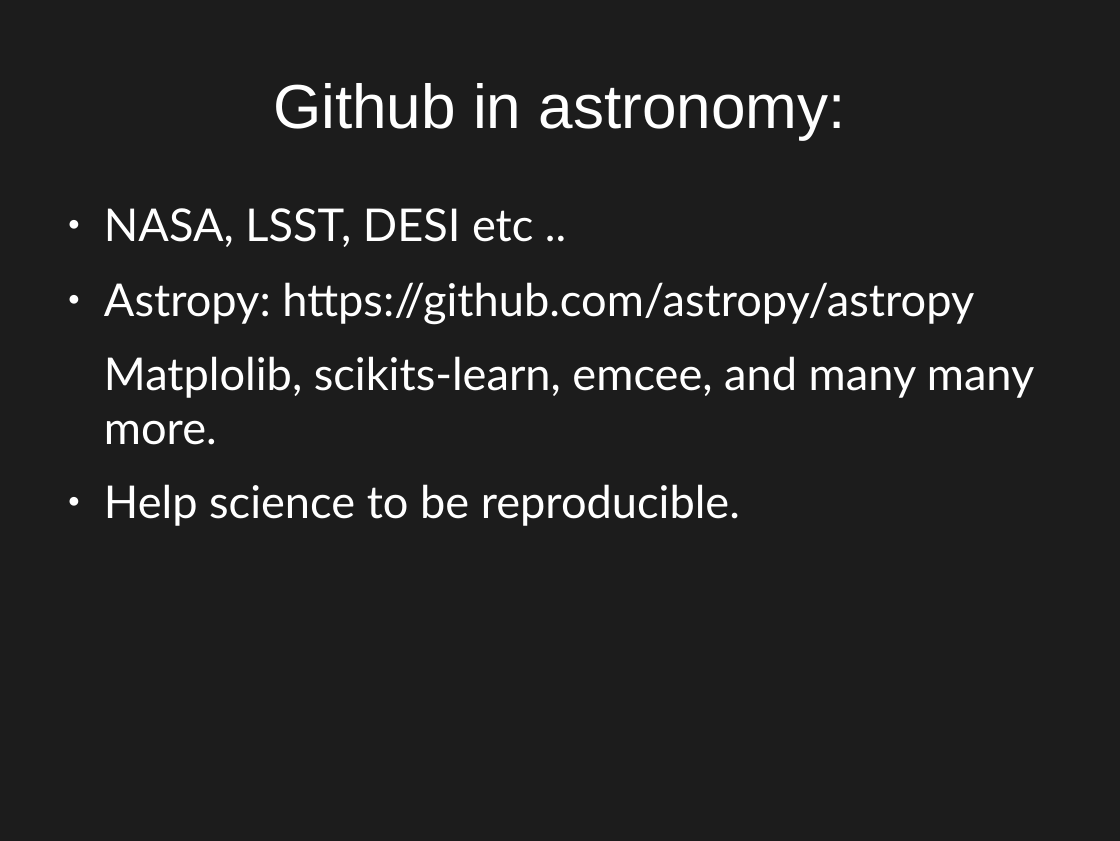
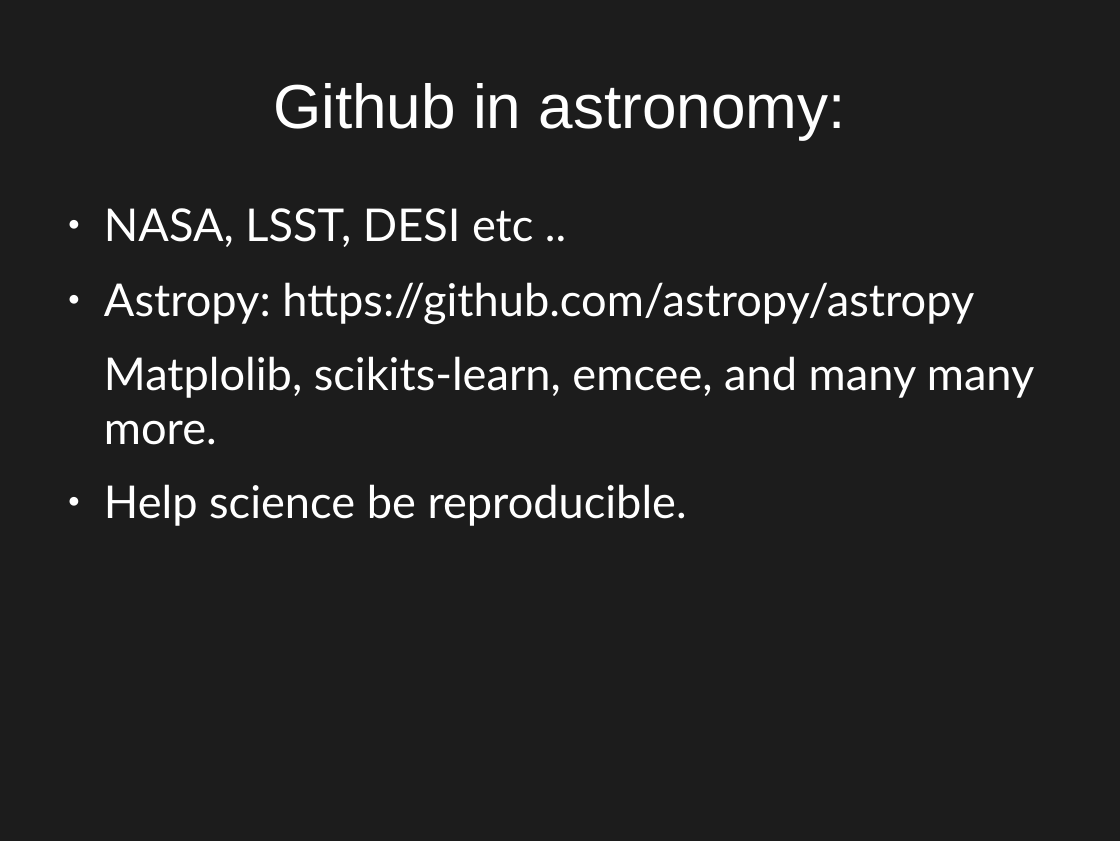
Before and after one commit to jngaravitoc/github_hands_on, a slide deck: slide 7 of git.odp. Drawn at 1120x841 pixels with LibreOffice and Linux fonts; fonts in the diff are those of the drawing. Boxes give left, top, right and bottom in pixels: in the first picture for what was removed or moved away, otherwise in the second. Text is boxed around its words. In the diff, an @@ line names an element or a change of style, - is before the commit and + after.

```diff
--- a/git.odp
+++ b/git.odp
@@ text at [104, 484, 687, 526]: text changed @@
-● Help science to be reproducible.
+● Help science be reproducible.
```
Also in this commit, not shown: 8 other slides changed, 1 other file.
